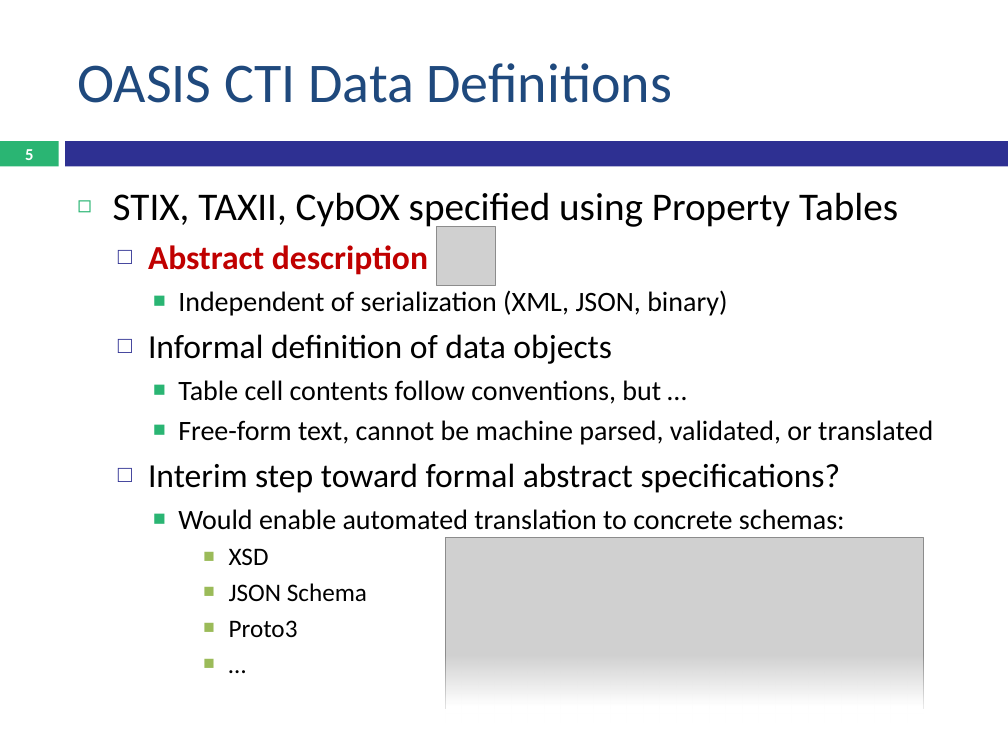
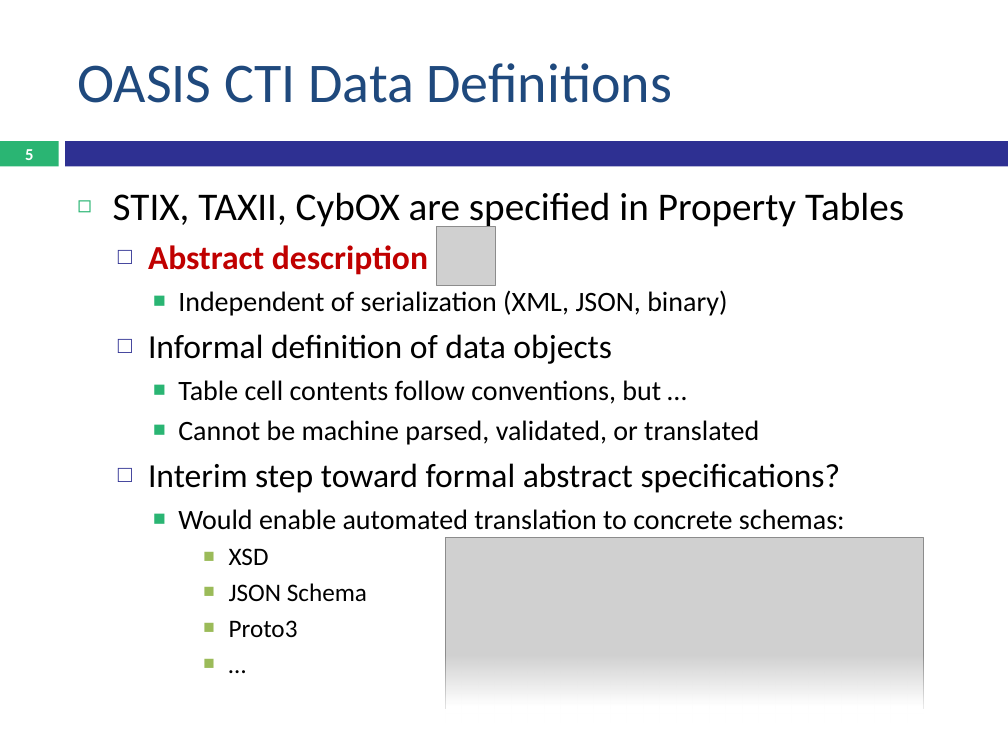
Before and after one commit to OpenC2-org/openc2-davaya, a slide deck: slide 5 of devel/OpenC2 Schema.pptx. Drawn at 1008x756 pixels with LibreOffice and Linux fonts; fonts in the diff are those of the drawing; grey boxes stand for pictures. Boxes give left, top, right and bottom in pixels: in the first picture for what was removed or moved away, otherwise in the second. Text is boxed around its words. In the diff, an @@ line names an element or a change of style, - is before the commit and + after.

```diff
--- a/devel/OpenC2 Schema.pptx
+++ b/devel/OpenC2 Schema.pptx
@@ text at (113, 192, 904, 230): text changed @@
-◻ STIX, TAXII, CybOX specified using Property Tables
+◻ STIX, TAXII, CybOX are specified in Property Tables
@@ text at (178, 420, 759, 445): text changed @@
-    ■ Free-form text, cannot be machine parsed, validated, or translated
+    ■ Cannot be machine parsed, validated, or translated
```
Also in this commit, not shown: 6 other slides changed.
